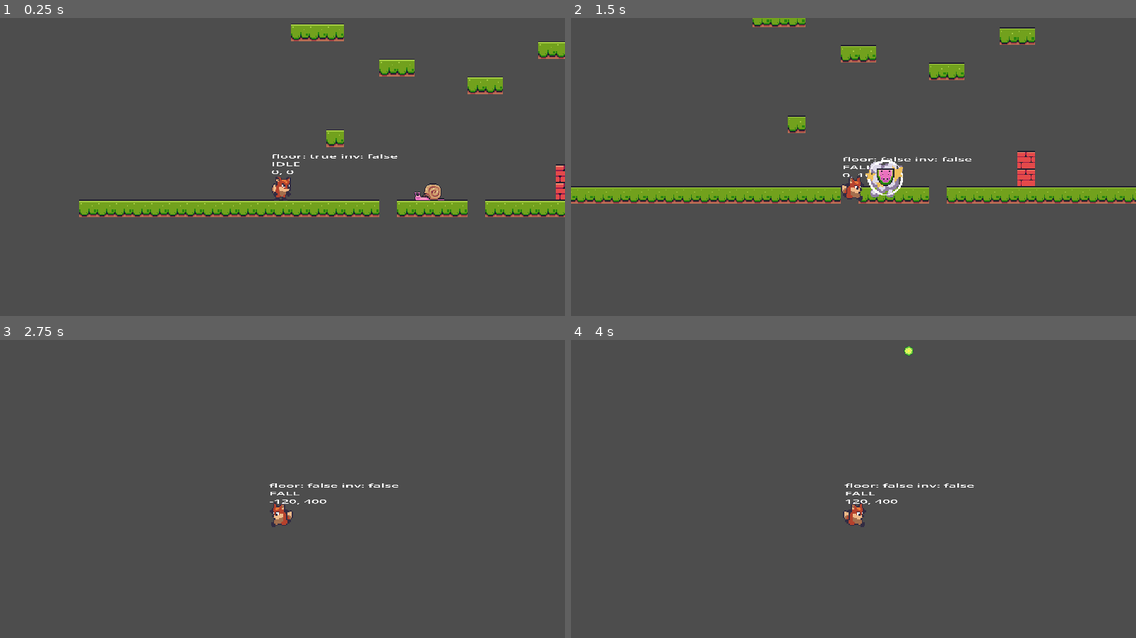
Above: before the commit, frames 1-4 (two rows, left to right).
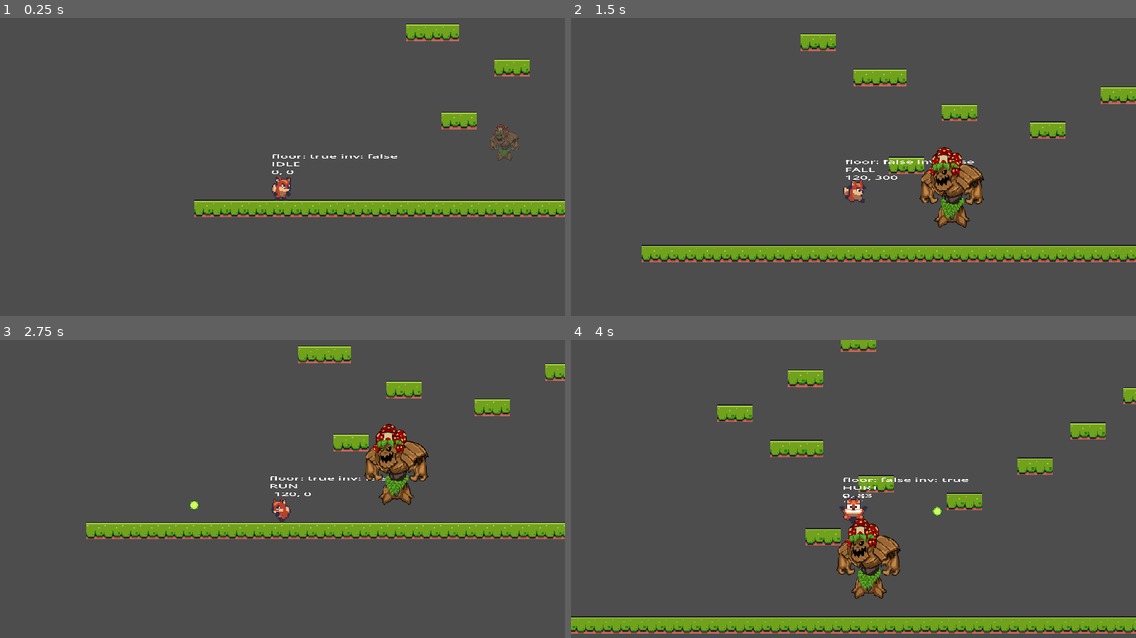
Above: after the commit, the same moments.

Repository: bluewind109/Foxy-Antics
Game: Godot game, scene res://level_base/level_base.tscn
The game is run twice, just before and just after one commit, with the same random seed, the same clock (stepped at 60 frames per second) and the same inputs. The project has no main scene, so this scene is started directly.
Inputs:
- Up to frame 1 (0.25 s): no input
- Up to frame 2 (1.5 s): hold Right (right) from 0.53 s (still down); tap Ctrl (shoot) at 0.6, 1.35 s; tap Space (jump) at 0.77 s
- Up to frame 3 (2.75 s): tap Space (jump) at 1.52 s; release Right (right) at 2.03 s; hold Left (left) from 2.03 s (still down); tap Ctrl (shoot) at 2.1 s
- Up to frame 4 (4 s): release Left (left) at 2.78 s; hold Right (right) from 2.78 s (still down); tap Ctrl (shoot) at 2.85, 3.6 s; tap Space (jump) at 3.02, 3.77 s

The runs differ from the first frame. In frame 1, 6.3% of the frame differs, in the area x 14-100%, y 1-67%; in frame 2, 17%, in the area x 0-100%, y 0-82%; in frame 3, 9.1%; in frame 4, 12%.

Commit message:
Add Boss enemy

Diff:
--- /dev/null
+++ b/boss/boss.tscn
@@ -0,0 +1,206 @@
+[gd_scene load_steps=11 format=3 uid="uid://ubs3fwfejxau"]
+
+[ext_resource type="Texture2D" uid="uid://l3ybp4okn8mb" path="res://assets/enemies/boss/boss.png" id="1_lmokd"]
+
+[sub_resource type="RectangleShape2D" id="RectangleShape2D_l8jv4"]
+size = Vector2(20, 63)
+
+[sub_resource type="RectangleShape2D" id="RectangleShape2D_2ckco"]
+size = Vector2(20, 203)
+
+[sub_resource type="Animation" id="Animation_uaulw"]
+resource_name = "arrive"
+length = 0.7
+tracks/0/type = "value"
+tracks/0/imported = false
+tracks/0/enabled = true
+tracks/0/path = NodePath("Visual/Sprite2D:scale")
+tracks/0/interp = 1
+tracks/0/loop_wrap = true
+tracks/0/keys = {
+"times": PackedFloat32Array(0, 0.2, 0.7),
+"transitions": PackedFloat32Array(1, 1, 1),
+"update": 0,
+"values": [Vector2(0.01, 0.01), Vector2(0.2, 0.2), Vector2(0.5, 0.5)]
+}
+tracks/1/type = "value"
+tracks/1/imported = false
+tracks/1/enabled = true
+tracks/1/path = NodePath("Visual/Sprite2D:modulate")
+tracks/1/interp = 1
+tracks/1/loop_wrap = true
+tracks/1/keys = {
+"times": PackedFloat32Array(0, 0.6),
+"transitions": PackedFloat32Array(1, 1),
+"update": 0,
+"values": [Color(1, 1, 1, 0), Color(1, 1, 1, 1)]
+}
+
+[sub_resource type="Animation" id="Animation_1y28g"]
+length = 0.001
+tracks/0/type = "value"
+tracks/0/imported = false
+tracks/0/enabled = true
+tracks/0/path = NodePath("Visual/Sprite2D:scale")
+tracks/0/interp = 1
+tracks/0/loop_wrap = true
+tracks/0/keys = {
+"times": PackedFloat32Array(0),
+"transitions": PackedFloat32Array(1),
+"update": 0,
+"values": [Vector2(0.01, 0.01)]
+}
+tracks/1/type = "value"
+tracks/1/imported = false
+tracks/1/enabled = true
+tracks/1/path = NodePath("Visual/Sprite2D:modulate")
+tracks/1/interp = 1
+tracks/1/loop_wrap = true
+tracks/1/keys = {
+"times": PackedFloat32Array(0),
+"transitions": PackedFloat32Array(1),
+"update": 0,
+"values": [Color(1, 1, 1, 1)]
+}
+tracks/2/type = "value"
+tracks/2/imported = false
+tracks/2/enabled = true
+tracks/2/path = NodePath("Visual:position")
+tracks/2/interp = 1
+tracks/2/loop_wrap = true
+tracks/2/keys = {
+"times": PackedFloat32Array(0),
+"transitions": PackedFloat32Array(1),
+"update": 0,
+"values": [Vector2(0, 0)]
+}
+
+[sub_resource type="Animation" id="Animation_oidqw"]
+resource_name = "pulse"
+length = 3.0
+tracks/0/type = "value"
+tracks/0/imported = false
+tracks/0/enabled = true
+tracks/0/path = NodePath("Visual:position")
+tracks/0/interp = 2
+tracks/0/loop_wrap = true
+tracks/0/keys = {
+"times": PackedFloat32Array(0, 0.5, 1, 1.5, 2, 2.5, 3),
+"transitions": PackedFloat32Array(1, 1, 1, 1, 1, 1, 1),
+"update": 0,
+"values": [Vector2(0, 0), Vector2(0, -150), Vector2(0, 0), Vector2(0, -150), Vector2(0, 0), Vector2(0, -150), Vector2(0, 0)]
+}
+
+[sub_resource type="Animation" id="Animation_b4w84"]
+resource_name = "attack"
+length = 2.0
+tracks/0/type = "value"
+tracks/0/imported = false
+tracks/0/enabled = true
+tracks/0/path = NodePath("Visual:position")
+tracks/0/interp = 2
+tracks/0/loop_wrap = true
+tracks/0/keys = {
+"times": PackedFloat32Array(0, 0.6, 1.2, 2),
+"transitions": PackedFloat32Array(1, 1, 1, 1),
+"update": 0,
+"values": [Vector2(0, 0), Vector2(-200, 0), Vector2(0, -150), Vector2(0, 0)]
+}
+
+[sub_resource type="Animation" id="Animation_0pc56"]
+resource_name = "hit"
+length = 1.8
+tracks/0/type = "value"
+tracks/0/imported = false
+tracks/0/enabled = true
+tracks/0/path = NodePath("Visual/Sprite2D:modulate")
+tracks/0/interp = 1
+tracks/0/loop_wrap = true
+tracks/0/keys = {
+"times": PackedFloat32Array(0, 0.3, 0.6, 0.9, 1.2, 1.5, 1.8),
+"transitions": PackedFloat32Array(1, 1, 1, 1, 1, 1, 1),
+"update": 0,
+"values": [Color(1, 1, 1, 1), Color(0.796078, 0, 0.780392, 1), Color(1, 1, 1, 1), Color(0.796078, 0, 0.780392, 1), Color(1, 1, 1, 1), Color(0.796078, 0, 0.780392, 1), Color(1, 1, 1, 1)]
+}
+
+[sub_resource type="Animation" id="Animation_ineaq"]
+resource_name = "initial_position"
+length = 0.001
+tracks/0/type = "value"
+tracks/0/imported = false
+tracks/0/enabled = true
+tracks/0/path = NodePath("Visual/Sprite2D:scale")
+tracks/0/interp = 1
+tracks/0/loop_wrap = true
+tracks/0/keys = {
+"times": PackedFloat32Array(0),
+"transitions": PackedFloat32Array(1),
+"update": 0,
+"values": [Vector2(0.01, 0.01)]
+}
+tracks/1/type = "value"
+tracks/1/imported = false
+tracks/1/enabled = true
+tracks/1/path = NodePath("Visual/Sprite2D:modulate")
+tracks/1/interp = 1
+tracks/1/loop_wrap = true
+tracks/1/keys = {
+"times": PackedFloat32Array(0),
+"transitions": PackedFloat32Array(1),
+"update": 0,
+"values": [Color(1, 1, 1, 0)]
+}
+tracks/2/type = "value"
+tracks/2/imported = false
+tracks/2/enabled = true
+tracks/2/path = NodePath("Visual:position")
+tracks/2/interp = 1
+tracks/2/loop_wrap = true
+tracks/2/keys = {
+"times": PackedFloat32Array(0),
+"transitions": PackedFloat32Array(1),
+"update": 0,
+"values": [Vector2(0, 0)]
+}
+
+[sub_resource type="AnimationLibrary" id="AnimationLibrary_52k70"]
+_data = {
+"RESET": SubResource("Animation_1y28g"),
+"arrive": SubResource("Animation_uaulw"),
+"attack": SubResource("Animation_b4w84"),
+"hit": SubResource("Animation_0pc56"),
+"initial_position": SubResource("Animation_ineaq"),
+"pulse": SubResource("Animation_oidqw")
+}
+
+[node name="Boss" type="Node2D"]
+
+[node name="Visual" type="Node2D" parent="."]
+
+[node name="Sprite2D" type="Sprite2D" parent="Visual"]
+position = Vector2(0, -35)
+scale = Vector2(0.01, 0.01)
+texture = ExtResource("1_lmokd")
+
+[node name="HitBox" type="Area2D" parent="Visual"]
+collision_layer = 4
+collision_mask = 8
+
+[node name="CollisionShape2D" type="CollisionShape2D" parent="Visual/HitBox"]
+position = Vector2(0, -32.5)
+shape = SubResource("RectangleShape2D_l8jv4")
+
+[node name="Trigger" type="Area2D" parent="."]
+position = Vector2(-100, 0)
+collision_layer = 0
+collision_mask = 2
+
+[node name="CollisionShape2D" type="CollisionShape2D" parent="Trigger"]
+position = Vector2(0, -91.5)
+shape = SubResource("RectangleShape2D_2ckco")
+
+[node name="AnimationPlayer" type="AnimationPlayer" parent="."]
+libraries = {
+"": SubResource("AnimationLibrary_52k70")
+}
+autoplay = "arrive"
--- a/level_base/level_base.tscn
+++ b/level_base/level_base.tscn
@@ -1,11 +1,10 @@
-[gd_scene load_steps=9 format=3 uid="uid://cqoeu7pr1xvmm"]
+[gd_scene load_steps=8 format=3 uid="uid://cqoeu7pr1xvmm"]
 
 [ext_resource type="Texture2D" uid="uid://ehxev7ut3l5n" path="res://assets/tiles/Terrain (16x16).png" id="1_2dfj2"]
 [ext_resource type="Script" path="res://level_base/level_base.gd" id="1_5128b"]
 [ext_resource type="PackedScene" uid="uid://bvtndiildrdct" path="res://player_camera/player_camera.tscn" id="2_mp0i7"]
 [ext_resource type="PackedScene" uid="uid://bfsovpbkbd7p1" path="res://player/player.tscn" id="3_r1jgr"]
-[ext_resource type="PackedScene" uid="uid://b587jxlxycvr8" path="res://enemy/snail/snail.tscn" id="5_l3ur3"]
-[ext_resource type="PackedScene" uid="uid://dk5dbxmyuf160" path="res://enemy/eagle/eagle.tscn" id="7_kcurh"]
+[ext_resource type="PackedScene" uid="uid://ubs3fwfejxau" path="res://boss/boss.tscn" id="5_iqrsy"]
 
 [sub_resource type="TileSetAtlasSource" id="TileSetAtlasSource_ow75y"]
 texture = ExtResource("1_2dfj2")
@@ -538,17 +537,14 @@
 [node name="TileMap" type="TileMap" parent="."]
 tile_set = SubResource("TileSet_2tfy8")
 format = 2
-layer_0/tile_data = PackedInt32Array(-65536, 458752, 0, -655 …(1044 unchanged characters)… 489, 458752, 0, -65490, 458752, 0, -65491, 458752, 0, -65492, 458752, 0, -65493, 458752, 0, -65494, 458752, 0, -327666, 458752, 0, -524266, 458752, 0, -524265, 458752, 0, -589807, 458752, 0, -589806, 458752, 0, -655334, 458752, 0, -655333, 458752, 0, -786403, 458752, 0, -786402, 458752, 0, -917472, 458752, 0, -917471, 458752, 0, -1048541, 458752, 0, -1048540, 458752, 0, -1179610, 458752, 0, -1179609, 458752, 0, -1310679, 458752, 0, -1310678, 458752, 0, -720884, 458752, 0, -720883, 458752, 0, -720882, 458752, 0, -851959, 458752, 0, -851958, 458752, 0, -983027, 458752, 0, -983026, 458752, 0, -1114096, 458752, 0, -1114095, 458752, 0, -1245165, 458752, 0, -1245164, 458752, 0, -131045, 1179648, 4, -196581, 1179648, 4)
+layer_0/tile_data = PackedInt32Array(-65536, 458752, 0, -655 …(1044 unchanged characters)… 489, 458752, 0, -65490, 458752, 0, -65493, 458752, 0, -65494, 458752, 0, -524266, 458752, 0, -524265, 458752, 0, -589807, 458752, 0, -589806, 458752, 0, -655334, 458752, 0, -655333, 458752, 0, -786403, 458752, 0, -786402, 458752, 0, -917472, 458752, 0, -917471, 458752, 0, -1048541, 458752, 0, -1048540, 458752, 0, -1179610, 458752, 0, -1179609, 458752, 0, -1310679, 458752, 0, -1310678, 458752, 0, -720884, 458752, 0, -720883, 458752, 0, -720882, 458752, 0, -851959, 458752, 0, -851958, 458752, 0, -983027, 458752, 0, -983026, 458752, 0, -1114096, 458752, 0, -1114095, 458752, 0, -1245165, 458752, 0, -1245164, 458752, 0, -65519, 458752, 0, -65514, 458752, 0, -131019, 1245184, 4, -196555, 1245184, 4, -393202, 458752, 0, -393201, 458752, 0)
 
 [node name="PlayerCamera" parent="." instance=ExtResource("2_mp0i7")]
 position = Vector2(255, -150)
 zoom = Vector2(2, 2)
 
 [node name="Player" parent="." instance=ExtResource("3_r1jgr")]
-position = Vector2(184, -52)
-
-[node name="Eagle" parent="." instance=ExtResource("7_kcurh")]
-position = Vector2(324, -291)
-
-[node name="Snail" parent="." instance=ExtResource("5_l3ur3")]
-position = Vector2(319, -37)
+position = Vector2(80, -48)
+
+[node name="Boss" parent="." instance=ExtResource("5_iqrsy")]
+position = Vector2(281, -33)
